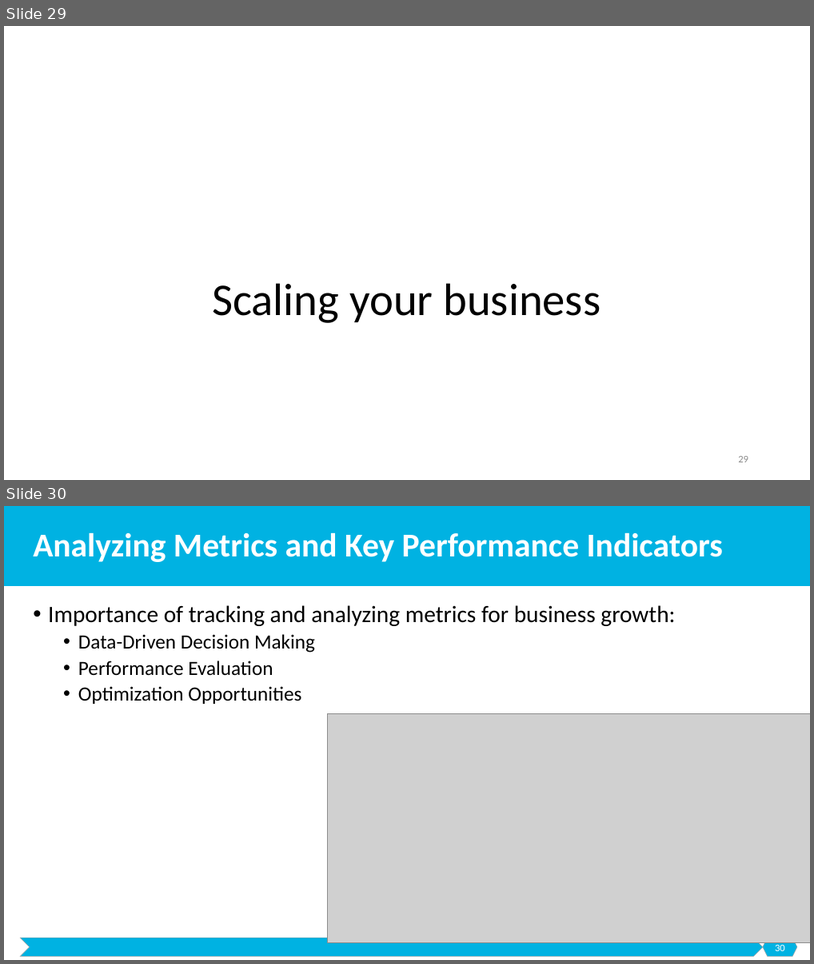
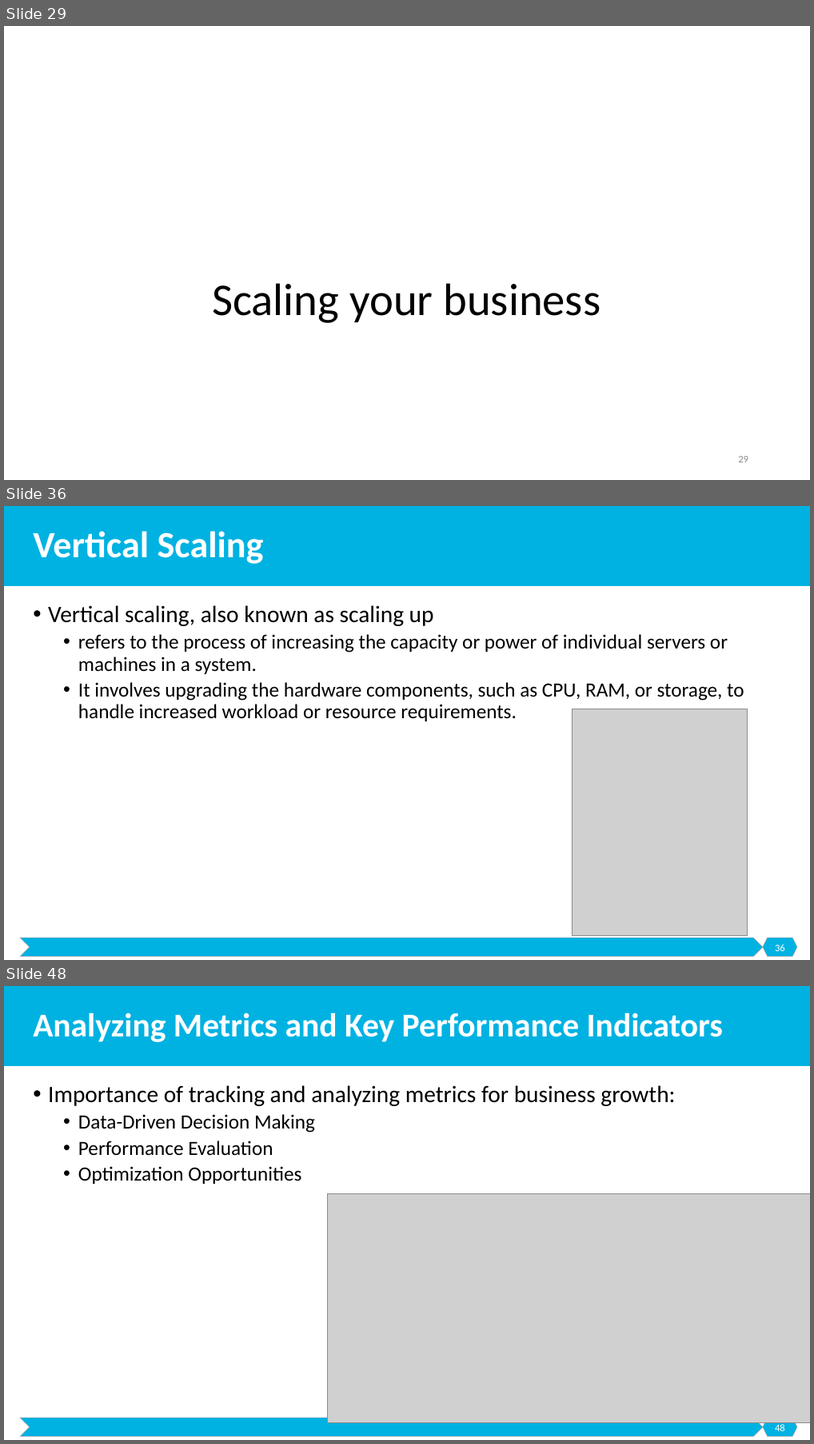
Before and after one commit to malenezi/malenezi, a slide deck: SE495/Lectures/6-Launching and Marketing/Launching and Marketing.pptx. Shown one above the other, each under a label of ours: slides 29 and 30 before the commit, slides 29, 36 and 48 after it; the slides between them are not shown. The pictures are 814x964 and 814x1444 pixels, drawn with LibreOffice and Linux fonts; fonts in the diff are those of the drawing; grey boxes stand for pictures. Boxes give left, top, right and bottom in pixels: in the first picture for what was removed or moved away, otherwise in the second. Text is boxed around its words. In the diff, an @@ line names an element or a change of style, - is before the commit and + after.

```diff
--- a/SE495/Lectures/6-Launching and Marketing/Launching and Marketing.pptx
+++ b/SE495/Lectures/6-Launching and Marketing/Launching and Marketing.pptx
@@ slide 36 added at bbox=[4, 506, 810, 960], background #FFFFFF; not listed: 3 template elements that a slide beside it also shows @@
@@ title added at bbox=[33, 531, 264, 564], 44 pt, text #FFFFFF, bold @@
+Vertical Scaling
@@ text added at bbox=[48, 605, 744, 721], 24 pt, text #000000 @@
+• Vertical scaling, also known as scaling up
+  • refers to the process of increasing the capacity or power of individual servers or machines in a system.
+  • It involves upgrading the hardware components, such as CPU, RAM, or storage, to handle increased workload or resource requirements.
@@ picture added at bbox=[572, 709, 747, 936] @@
@@ page number added at bbox=[775, 944, 786, 951], 12 pt, text #FFFFFF @@
+36
@@ what was slide 30 is now slide 48 @@
@@ page number at bbox=[775, 1424, 786, 1431]: text changed @@
-30
+48
```
Also in this commit, not shown: 2 slides changed, 22 other slides added, 1 slide removed, 2 other files.
